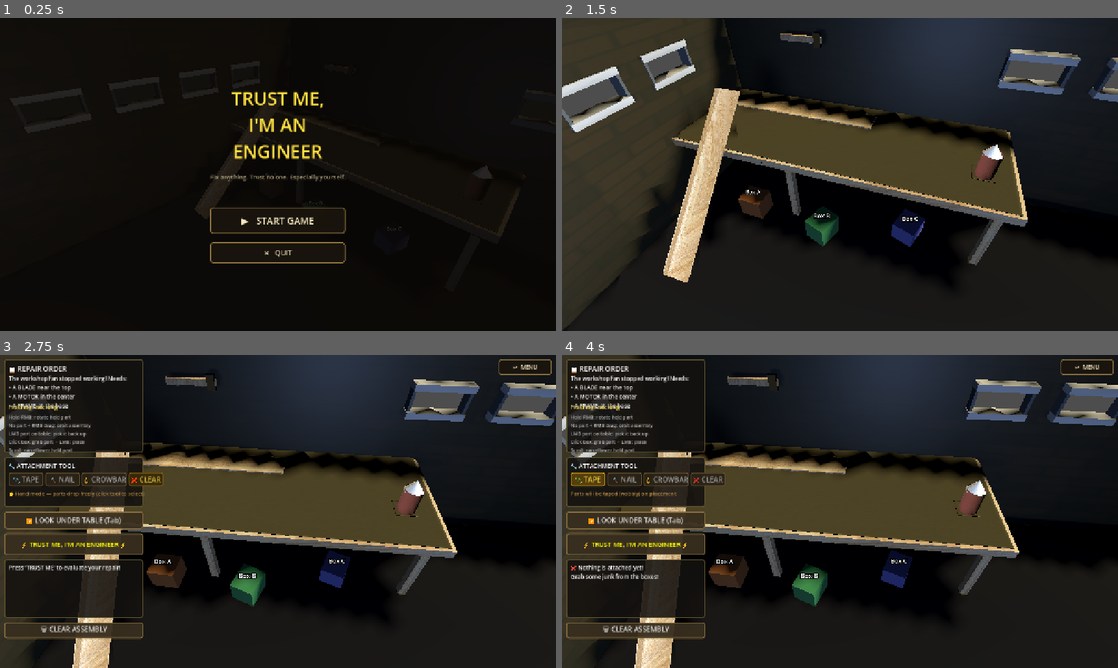
Above: before the commit, frames 1-4 (two rows, left to right).
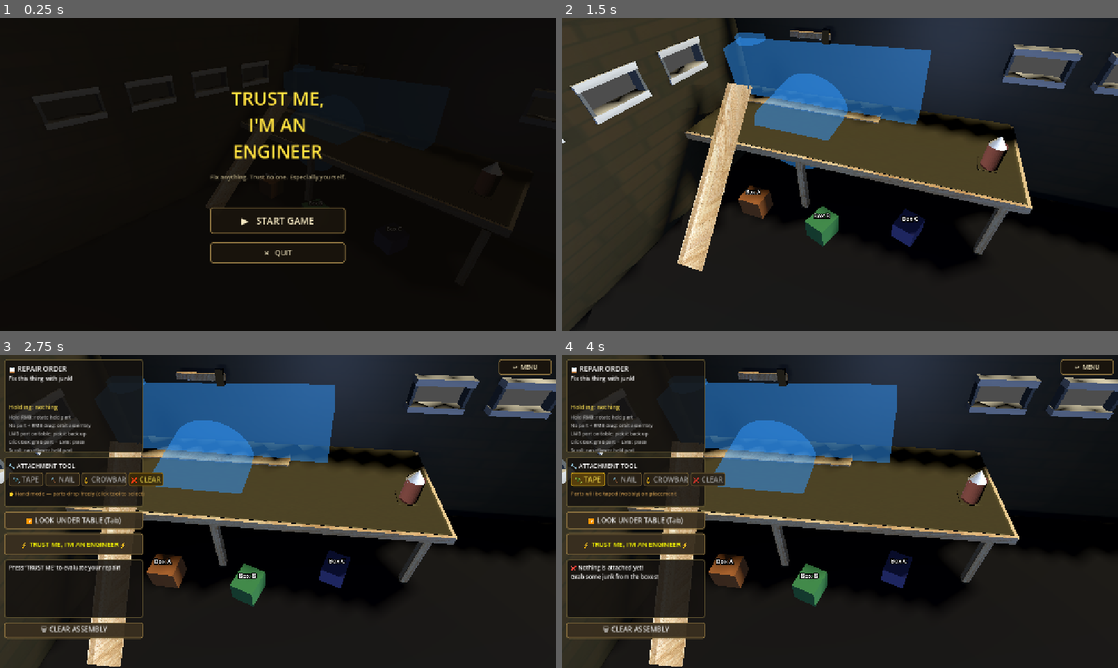
Above: after the commit, the same moments.

Repository: Eg0Ri4/slavik_repairer_simulator
Game: Godot game, scene res://scenes/Main.tscn
Same seed, same stepped clock (60 frames per second), same inputs: the game is played once before the commit and once after it.
Inputs (mouse positions are in pixels of both pictures, inside the frame that each line leads up to):
- Up to frame 1 (0.25 s): no input
- Up to frame 2 (1.5 s): click "▶ START GAME" at 0.5 s; tap Enter at 1.25 s; move the mouse to (962, 158) at 1.27 s; tap Tab at 1.35 s; click (962, 158) at 1.42 s
- Up to frame 3 (2.75 s): drag from (166, 527) to (250, 574) at 2.02 s
- Up to frame 4 (4 s): click "⚡ TRUST ME, I'M AN ENGINEER ⚡" at 2.75 s; click "📎 TAPE" at 3.5 s

The runs differ from the first frame. In frame 1, 0.7% of the frame differs, in the area x 8-95%, y 16-70%; in frame 2, 24%, in the area x 0-100%, y 0-100%; in frame 3, 23%; in frame 4, 23%.

Commit message:
done

Diff:
--- a/data/OrderData.gd
+++ b/data/OrderData.gd
@@ -7,6 +7,10 @@
 
 ## Description shown to player
 @export var description: String = "Fix this thing with junk!"
+
+## 3D reference model (PackedScene) for silhouette comparison.
+## The SilhouetteChecker compares the player's assembly against this shape.
+@export var reference_model: PackedScene = null
 
 ## Array of target requirements.
 ## Each dict must have:
--- /dev/null
+++ b/orders/MyFirstOrder.tres
@@ -0,0 +1,10 @@
+[gd_resource type="Resource" script_class="OrderData" format=3 uid="uid://ccmvaffthu00f"]
+
+[ext_resource type="Script" uid="uid://bh8rmquycec4n" path="res://data/OrderData.gd" id="1_ngglj"]
+[ext_resource type="PackedScene" uid="uid://bcwjvbujiufqq" path="res://orders/foto.tscn" id="1_t5kxu"]
+
+[resource]
+script = ExtResource("1_ngglj")
+order_name = "photocamera"
+reference_model = ExtResource("1_t5kxu")
+metadata/_custom_type_script = "uid://bh8rmquycec4n"
--- /dev/null
+++ b/orders/foto.tscn
@@ -0,0 +1,9 @@
+[gd_scene format=3 uid="uid://bcwjvbujiufqq"]
+
+[ext_resource type="PackedScene" uid="uid://bitgcvijdufms" path="res://scenes/foto.glb" id="1_pe8tt"]
+
+[node name="Tinkercad GLTF Scene" unique_id=331566136 instance=ExtResource("1_pe8tt")]
+
+[node name="Mesh_Mesh_head_geo_001_lambert2SG_001" parent="Node" parent_id_path=PackedInt32Array(1849789064) index="0" unique_id=1045475961]
+transform = Transform3D(-0.02432457, -0.075699516, -0.008826005, 0.076185785, -0.02439687, -0.0007200313, -0.0020102612, -0.008624133, 0.07950838, -7.6254597, -10.583361, -1.9694777)
+layers = 1023
--- a/scenes/Main.tscn
+++ b/scenes/Main.tscn
@@ -2,6 +2,7 @@
 
 [ext_resource type="Script" uid="uid://vapvg6sposlw" path="res://scripts/Main.gd" id="1_main"]
 [ext_resource type="Script" uid="uid://4i6e12snxugn" path="res://scripts/CameraController.gd" id="2_camera"]
+[ext_resource type="Resource" uid="uid://ccmvaffthu00f" path="res://orders/MyFirstOrder.tres" id="2_vcsgt"]
 [ext_resource type="PackedScene" uid="uid://ce2b1ad4ebe1k" path="res://a garage with a work station.glb" id="3_garage"]
 [ext_resource type="Script" uid="uid://bwhapnu215fvc" path="res://scripts/JunkBox.gd" id="4_box"]
 
@@ -10,6 +11,7 @@
 
 [node name="Main" type="Node3D" unique_id=415965387]
 script = ExtResource("1_main")
+current_order = ExtResource("2_vcsgt")
 
 [node name="DirectionalLight3D" type="DirectionalLight3D" parent="." unique_id=499787112]
 transform = Transform3D(0.573576, -0.696364, 0.43128, 0, 0.525322, 0.850903, -0.819152, -0.488057, 0.301314, 0, 0, 0)
@@ -44,7 +46,7 @@
 far = 100.0
 
 [node name="GarageAndTable" parent="." unique_id=1303326482 instance=ExtResource("3_garage")]
-transform = Transform3D(0.943886, 0, 0.330273, 0, 1, 0, -0.330273, 0, 0.943886, -0.53302, -0.19935, -0.60585)
+transform = Transform3D(0.943886, 0, 0.330273, 0, 1, 0, -0.330273, 0, 0.943886, -0.48915756, -0.19935, -0.60585)
 
 [node name="TableStaticBody" type="StaticBody3D" parent="." unique_id=1352924510]
 transform = Transform3D(-0.14853762, 0, 0.47742704, 0, 0.5, 0, -0.47742704, 0, -0.14853762, 0.22535664, 0.15910655, 0.14620882)
--- a/scripts/Main.gd
+++ b/scripts/Main.gd
@@ -8,7 +8,7 @@
 var assembly_pivot: Node3D
 var table: Node3D
 var attachment_system: AttachmentSystem
-var evaluation_system: EvaluationSystem
+var silhouette_checker: SilhouetteChecker
 var nail_tool: NailTool
 var tape_tool: TapeTool
 
@@ -33,10 +33,13 @@
 # Hover highlight state
 var _hovered_box: JunkBox = null
 
-# Active order
-var _order: OrderData
+# Active order (drag-and-drop your OrderData .tres in the Inspector)
+@export var current_order: OrderData
 
 var _table_y: float = 0.3
+
+# Reference ghost (hologram preview of the target shape)
+var target_ghost: Node3D = null
 
 # ── Lifecycle ────────────────────────────────────────────────────────────────
 func _ready() -> void:
@@ -84,9 +87,9 @@
 	attachment_system.name = "AttachmentSystem"
 	add_child(attachment_system)
 
-	evaluation_system = EvaluationSystem.new()
-	evaluation_system.name = "EvaluationSystem"
-	add_child(evaluation_system)
+	silhouette_checker = SilhouetteChecker.new()
+	silhouette_checker.name = "SilhouetteChecker"
+	add_child(silhouette_checker)
 
 	nail_tool = NailTool.new()
 	nail_tool.name = "NailTool"
@@ -228,19 +231,102 @@
 
 # ── Order setup ──────────────────────────────────────────────────────────────
 func _setup_order() -> void:
-	_order = OrderData.new()
-	_order.order_name = "Broken Workshop Fan"
-	_order.description = "The workshop fan stopped working! Needs:\n• A BLADE near the top\n• A MOTOR in the center\n• A FRAME at the base"
-	_order.requirements = [
-		{"required_tag": "blade",  "target_position": Vector3(0.0,  0.30, 0.0), "points": 100},
-		{"required_tag": "motor",  "target_position": Vector3(0.0,  0.00, 0.0), "points": 150},
-		{"required_tag": "frame",  "target_position": Vector3(0.0, -0.20, 0.0), "points": 80},
-	]
-	_order.tolerance = 0.5
-	GameState.current_order = _order
+	# Use the Inspector-assigned order; fall back to a default if none set
+	if current_order == null:
+		current_order = OrderData.new()
+		current_order.order_name = "Broken Workshop Fan"
+		current_order.description = "The workshop fan stopped working!\nBuild something that LOOKS like a fan.\nIt doesn't have to be perfect — just close enough!"
+		push_warning("Main: No OrderData assigned in Inspector — using default.")
+
+	GameState.current_order = current_order
 
 	if order_desc_label:
-		order_desc_label.text = _order.description
+		order_desc_label.text = current_order.description
+
+	# ── Spawn holographic ghost of the reference model ───────────────────
+	_spawn_target_ghost()
+
+func _spawn_target_ghost() -> void:
+	# Clean up any previous ghost
+	if target_ghost and is_instance_valid(target_ghost):
+		target_ghost.queue_free()
+		target_ghost = null
+
+	if current_order == null or current_order.reference_model == null:
+		return
+
+	target_ghost = current_order.reference_model.instantiate() as Node3D
+	if target_ghost == null:
+		return
+
+	target_ghost.name = "TargetGhost"
+	assembly_pivot.add_child(target_ghost)
+
+	if silhouette_checker:
+		# 1. Calculate size and auto-scale down if it's huge
+		var aabb := silhouette_checker._get_combined_aabb(target_ghost)
+		var max_extent = max(aabb.size.x, max(aabb.size.y, aabb.size.z))
+		var desired_max_size = 0.8  # Max 0.8 meters in any direction
+
+		if max_extent > 0.01 and max_extent > desired_max_size:
+			var scale_factor = desired_max_size / max_extent
+			target_ghost.scale = Vector3.ONE * scale_factor
+			# Recompute AABB because the scale just changed its physical size
+			aabb = silhouette_checker._get_combined_aabb(target_ghost)
+
+		# 2. Center the scaled ghost exactly at the assembly pivot
+		var center_offset := aabb.get_center() - target_ghost.global_position
+		target_ghost.global_position = assembly_pivot.global_position - center_offset
+
+	# Strip all physics so it doesn't interfere with player parts
+	_strip_physics_recursive(target_ghost)
+	# Apply hologram material
+	_make_hologram(target_ghost)
+
+# ── Ghost hologram helpers ───────────────────────────────────────────────────
+
+## Recursively replaces all mesh materials with a transparent glowing hologram.
+func _make_hologram(node: Node) -> void:
+	if node is MeshInstance3D:
+		var mi := node as MeshInstance3D
+		var mat := StandardMaterial3D.new()
+		mat.transparency = BaseMaterial3D.TRANSPARENCY_ALPHA
+		mat.albedo_color = Color(0.2, 0.6, 1.0, 0.5)  # light blue, 50% opacity
+		mat.emission_enabled = true
+		mat.emission = Color(0.2, 0.6, 1.0)             # matching blue glow
+		mat.emission_energy_multiplier = 2.0
+		mat.shading_mode = BaseMaterial3D.SHADING_MODE_UNSHADED
+		# Override all surface materials
+		for surf_idx in range(mi.get_surface_override_material_count()):
+			mi.set_surface_override_material(surf_idx, mat)
+		# Also set the material_override as a catch-all
+		mi.material_override = mat
+
+	for child in node.get_children():
+		_make_hologram(child)
+
+## Recursively removes or disables all physics nodes so the ghost is purely visual.
+func _strip_physics_recursive(node: Node) -> void:
+	# Process children first (bottom-up) so freeing a parent doesn't skip children
+	var children := node.get_children()
+	for child in children:
+		_strip_physics_recursive(child)
+
+	if node is CollisionShape3D or node is CollisionPolygon3D:
+		node.queue_free()
+	elif node is RigidBody3D:
+		# Freeze rigid bodies so they don't simulate
+		(node as RigidBody3D).freeze = true
+		(node as RigidBody3D).collision_layer = 0
+		(node as RigidBody3D).collision_mask = 0
+	elif node is StaticBody3D or node is AnimatableBody3D:
+		(node as PhysicsBody3D).collision_layer = 0
+		(node as PhysicsBody3D).collision_mask = 0
+	elif node is Area3D:
+		(node as Area3D).collision_layer = 0
+		(node as Area3D).collision_mask = 0
+		(node as Area3D).monitoring = false
+		(node as Area3D).monitorable = false
 
 # ── Input handling ────────────────────────────────────────────────────────────
 func _input(event: InputEvent) -> void:
@@ -619,7 +705,7 @@
 				nail_status_label.text = ""
 
 func _on_trust_me_pressed() -> void:
-	if _order == null or result_label == null:
+	if current_order == null or result_label == null:
 		return
 
 	var placed_count: int = 0
@@ -631,27 +717,38 @@
 		result_label.text = "❌ Nothing is attached yet!\nGrab some junk from the boxes!"
 		return
 
-	var eval_result := evaluation_system.evaluate(assembly_pivot, _order)
-	var pct: int    = eval_result["percentage"]
-	var grade: String = evaluation_system.grade_label(pct)
-	var score: int  = eval_result["total_score"]
-	var max_s: int  = eval_result["max_score"]
-
-	var detail: String = ""
-	for req in eval_result["requirements"]:
-		var tag: String    = req["tag"]
-		var earned: int    = req["points_earned"]
-		var possible: int  = req["points_possible"]
-		var found: bool    = req["found"]
-		var icon: String   = "✅" if earned == possible else ("⚠️" if earned > 0 else "❌")
-		if not found:
-			detail += "%s [%s]: Not found (0/%d pts)\n" % [icon, tag, possible]
-		else:
-			var dist: float = req["distance"]
-			detail += "%s [%s]: %.2fm away (%d/%d pts)\n" % [icon, tag, dist, earned, possible]
-
-	result_label.text = "━━━ EVALUATION ━━━\n%s\nScore: %d / %d (%d%%)\n\n%s" % [
-		grade, score, max_s, pct, detail
+	# Disable button while async check runs
+	trust_me_btn.disabled = true
+	result_label.text = "🔍 Analyzing silhouette..."
+
+	# Hide the ghost so it doesn't corrupt the silhouette capture
+	if target_ghost and is_instance_valid(target_ghost):
+		target_ghost.hide()
+
+	var sil_result: Dictionary = await silhouette_checker.check(assembly_pivot, current_order)
+
+	# Restore the ghost
+	if target_ghost and is_instance_valid(target_ghost):
+		target_ghost.show()
+
+	trust_me_btn.disabled = false
+
+	var score: float  = sil_result["score"]
+	var passed: bool  = sil_result["passed"]
+	var grade: String = sil_result["grade"]
+	var per_view: Array = sil_result["per_view"]
+	var pct: int = int(score * 100.0)
+
+	var status_icon: String = "✅" if passed else "❌"
+	var view_detail: String = "Front: %d%%  |  Side: %d%%  |  Top: %d%%" % [
+		int(per_view[0] * 100.0),
+		int(per_view[1] * 100.0),
+		int(per_view[2] * 100.0),
+	]
+
+	result_label.text = "━━━ EVALUATION ━━━\n%s %s\nShape Match: %d%%\n%s\n%s" % [
+		status_icon, grade, pct, view_detail,
+		"PASSED! 🎉" if passed else "Doesn't look right... keep trying!"
 	]
 
 func _on_reset_pressed() -> void:
--- /dev/null
+++ b/scripts/SilhouetteChecker.gd
@@ -0,0 +1,402 @@
+## SilhouetteChecker.gd
+## Self-contained 3-view silhouette comparison system.
+##
+## Spawns 3 orthogonal SubViewports + Camera3Ds, captures silhouette images
+## of a reference PackedScene and the player's assembled Node3D, then scores
+## the match using pixel Intersection-over-Union (IoU).
+##
+## RULE: No part IDs, node names, or tag matching — purely visual shape check.
+class_name SilhouetteChecker
+extends Node
+
+# ── Configuration ────────────────────────────────────────────────────────────
+
+## Minimum IoU score (0-1) to pass. 0.55 = forgiving for janky repairs.
+@export var min_pass_score: float = 0.55
+
+## Resolution of each silhouette capture viewport (square).
+@export var capture_resolution: int = 256
+
+## Visual layer used to isolate the captured object (all other objects invisible).
+const ISOLATION_LAYER: int = 10  # bit index (0-based → layer 11 in editor UI)
+
+## Padding multiplier for AABB → ortho size (1.1 = 10% margin).
+const AABB_PADDING: float = 1.15
+
+# ── Camera directions (unit vectors) ─────────────────────────────────────────
+# Each entry: [camera_position_direction, camera_up_vector]
+const VIEW_DIRS: Array = [
+	[Vector3(0, 0, 1),  Vector3(0, 1, 0)],   # Front
+	[Vector3(1, 0, 0),  Vector3(0, 1, 0)],   # Side (right)
+	[Vector3(0, 1, 0),  Vector3(0, 0, -1)],  # Top
+]
+
+# ── Public API ───────────────────────────────────────────────────────────────
+
+## Main entry point. Call with the player's assembled Node3D and the OrderData.
+## Returns a Dictionary:
+##   {
+##     "passed": bool,
+##     "score": float,            # 0.0 – 1.0
+##     "per_view": [float, float, float],  # IoU per view
+##     "grade": String,
+##   }
+func check(player_assembly: Node3D, order: OrderData) -> Dictionary:
+	if order.reference_model == null:
+		push_warning("SilhouetteChecker: No reference_model on order '%s'" % order.order_name)
+		return {"passed": false, "score": 0.0, "per_view": [0.0, 0.0, 0.0], "grade": "NO REFERENCE"}
+
+	# ── Build the viewport rig ───────────────────────────────────────────
+	var rig := _build_viewport_rig()
+	add_child(rig.root)
+
+	# We must wait one frame for viewports to initialize
+	await get_tree().process_frame
+
+	# ── Capture reference silhouettes ────────────────────────────────────
+	var ref_images: Array[Image] = await _capture_reference(rig, order.reference_model)
+
+	# ── Capture player silhouettes ───────────────────────────────────────
+	var player_images: Array[Image] = await _capture_player(rig, player_assembly)
+
+	# ── Tear down the rig ────────────────────────────────────────────────
+	rig.root.queue_free()
+
+	# ── Compute IoU per view ─────────────────────────────────────────────
+	var per_view: Array[float] = []
+	for i in range(3):
+		var iou := _compute_iou(ref_images[i], player_images[i])
+		per_view.append(iou)
+
+	# Average the 3 views
+	var total_score: float = (per_view[0] + per_view[1] + per_view[2]) / 3.0
+	var passed: bool = total_score >= min_pass_score
+
+	return {
+		"passed": passed,
+		"score": total_score,
+		"per_view": per_view,
+		"grade": _grade(total_score),
+	}
+
+
+# ── Viewport Rig Construction ────────────────────────────────────────────────
+
+## Internal struct-like dictionary returned by _build_viewport_rig().
+## Keys: root, viewports (Array[SubViewport]), cameras (Array[Camera3D]),
+##        world (World3D)
+
+func _build_viewport_rig() -> Dictionary:
+	var root := Node.new()
+	root.name = "SilhouetteRig"
+
+	# Shared isolated World3D so nothing from the main scene leaks in
+	var world := World3D.new()
+
+	# One DirectionalLight3D to ensure meshes are visible (flat white)
+	var light := DirectionalLight3D.new()
+	light.light_energy = 1.0
+	light.rotation_degrees = Vector3(-45, 45, 0)
+	# light will be added to first viewport so it exists in the shared world
+
+	var viewports: Array[SubViewport] = []
+	var cameras: Array[Camera3D] = []
+
+	for i in range(3):
+		var vp := SubViewport.new()
+		vp.name = "SilVP_%d" % i
+		vp.size = Vector2i(capture_resolution, capture_resolution)
+		vp.render_target_update_mode = SubViewport.UPDATE_ONCE
+		vp.transparent_bg = true
+		vp.world_3d = world
+		vp.own_world_3d = false
+		# Disable MSAA/shadows for clean silhouette
+		vp.msaa_3d = Viewport.MSAA_DISABLED
+		vp.screen_space_aa = Viewport.SCREEN_SPACE_AA_DISABLED
+		root.add_child(vp)
+
+		var cam := Camera3D.new()
+		cam.name = "SilCam_%d" % i
+		cam.projection = Camera3D.PROJECTION_ORTHOGONAL
+		cam.current = true
+		# Cull mask: ONLY isolation layer
+		cam.cull_mask = 1 << ISOLATION_LAYER
+		vp.add_child(cam)
+
+		viewports.append(vp)
+		cameras.append(cam)
+
+	# Add the light to the shared world via the first viewport
+	viewports[0].add_child(light)
+
+	return {
+		"root": root,
+		"viewports": viewports,
+		"cameras": cameras,
+		"world": world,
+	}
+
+
+# ── Reference Capture ────────────────────────────────────────────────────────
+
+func _capture_reference(rig: Dictionary, ref_scene: PackedScene) -> Array[Image]:
+	var viewports: Array[SubViewport] = []
+	for vp in rig.viewports:
+		viewports.append(vp as SubViewport)
+	var cameras: Array[Camera3D] = []
+	for cam in rig.cameras:
+		cameras.append(cam as Camera3D)
+
+	# Instantiate reference model inside the first viewport (shares the world)
+	var instance: Node3D = ref_scene.instantiate() as Node3D
+	viewports[0].add_child(instance)
+
+	# Force all meshes to isolation layer
+	_set_visual_layer_recursive(instance, 1 << ISOLATION_LAYER)
+
+	# Center the model at origin
+	var aabb := _get_combined_aabb(instance)
+	var center := aabb.get_center()
+	instance.global_position -= center
+
+	# Recalculate AABB after centering
+	aabb = _get_combined_aabb(instance)
+
+	# Frame cameras
+	_frame_cameras(cameras, aabb)
+
+	# Render & capture
+	var images: Array[Image] = await _render_and_capture(viewports)
+
+	# Clean up
+	instance.queue_free()
+	# Wait for the free to process
+	await get_tree().process_frame
+
+	return images
+
+
+# ── Player Capture ───────────────────────────────────────────────────────────
+
+func _capture_player(rig: Dictionary, player_assembly: Node3D) -> Array[Image]:
+	var viewports: Array[SubViewport] = []
+	for vp in rig.viewports:
+		viewports.append(vp as SubViewport)
+	var cameras: Array[Camera3D] = []
+	for cam in rig.cameras:
+		cameras.append(cam as Camera3D)
+
+	# ── Save original state ──────────────────────────────────────────────
+	var original_transform := player_assembly.global_transform
+	var saved_layers: Dictionary = {}  # Node → int (original layers_mask)
+	_save_visual_layers_recursive(player_assembly, saved_layers)
+
+	# ── Duplicate player assembly into the rig's world ───────────────────
+	# We duplicate instead of moving to avoid disrupting the player's scene.
+	var clone: Node3D = player_assembly.duplicate() as Node3D
+	viewports[0].add_child(clone)
+
+	# Force to isolation layer
+	_set_visual_layer_recursive(clone, 1 << ISOLATION_LAYER)
+
+	# Center
+	var aabb := _get_combined_aabb(clone)
+	if aabb.size.length() < 0.001:
+		# Fallback: no mesh geometry found — return blank images
+		clone.queue_free()
+		await get_tree().process_frame
+		var blank: Array[Image] = []
+		for i in range(3):
+			var img := Image.create(capture_resolution, capture_resolution, false, Image.FORMAT_RGBA8)
+			img.fill(Color(0, 0, 0, 0))
+			blank.append(img)
+		return blank
+
+	var center := aabb.get_center()
+	clone.global_position -= center
+
+	# Recalculate
+	aabb = _get_combined_aabb(clone)
+
+	# Frame cameras
+	_frame_cameras(cameras, aabb)
+
+	# Render & capture
+	var images: Array[Image] = await _render_and_capture(viewports)
+
+	# Clean up clone
+	clone.queue_free()
+	await get_tree().process_frame
+
+	return images
+
+
+# ── Rendering ────────────────────────────────────────────────────────────────
+
+func _render_and_capture(viewports: Array[SubViewport]) -> Array[Image]:
+	# Request each viewport to render
+	for vp in viewports:
+		vp.render_target_update_mode = SubViewport.UPDATE_ONCE
+
+	# Wait for RenderingServer to finish drawing
+	await RenderingServer.frame_post_draw
+
+	var images: Array[Image] = []
+	for vp in viewports:
+		var tex := vp.get_texture()
+		if tex:
+			var img := tex.get_image()
+			if img:
+				images.append(img)
+			else:
+				var blank := Image.create(capture_resolution, capture_resolution, false, Image.FORMAT_RGBA8)
+				images.append(blank)
+		else:
+			var blank := Image.create(capture_resolution, capture_resolution, false, Image.FORMAT_RGBA8)
+			images.append(blank)
+
+	return images
+
+
+# ── Camera Framing ───────────────────────────────────────────────────────────
+
+func _frame_cameras(cameras: Array[Camera3D], aabb: AABB) -> void:
+	var size := aabb.size
+	# The distance to place the camera from the center
+	var max_extent: float = max(size.x, size.y, size.z) * AABB_PADDING
+
+	for i in range(3):
+		var cam := cameras[i]
+		var dir: Vector3 = VIEW_DIRS[i][0]
+		var up: Vector3 = VIEW_DIRS[i][1]
+
+		# Position camera looking at origin from the direction
+		var cam_pos: Vector3 = dir * (max_extent * 2.0)
+		cam.global_position = cam_pos
+		cam.look_at(Vector3.ZERO, up)
+
+		# Set orthographic size to frame the object
+		# The ortho size is HALF the vertical extent the camera sees
+		match i:
+			0:  # Front: sees X (width) and Y (height)
+				cam.size = max(size.x, size.y) * AABB_PADDING
+			1:  # Side: sees Z (depth) and Y (height)
+				cam.size = max(size.z, size.y) * AABB_PADDING
+			2:  # Top: sees X (width) and Z (depth)
+				cam.size = max(size.x, size.z) * AABB_PADDING
+
+
+# ── IoU Computation ──────────────────────────────────────────────────────────
+
+## Computes Intersection-over-Union between two silhouette images.
+## A pixel is "filled" if its alpha > threshold.
+## PENALIZES extra player pixels outside the reference silhouette.
+func _compute_iou(ref_img: Image, player_img: Image) -> float:
+	var w := ref_img.get_width()
+	var h := ref_img.get_height()
+
+	if w != player_img.get_width() or h != player_img.get_height():
+		# Resize player to match reference
+		player_img.resize(w, h)
+
+	var alpha_threshold: float = 0.1
+
+	var intersection: int = 0
+	var union_count: int = 0
+	var ref_count: int = 0
+	var player_count: int = 0
+
+	for y in range(h):
+		for x in range(w):
+			var ref_filled: bool = ref_img.get_pixel(x, y).a > alpha_threshold
+			var player_filled: bool = player_img.get_pixel(x, y).a > alpha_threshold
+
+			if ref_filled:
+				ref_count += 1
+			if player_filled:
+				player_count += 1
+			if ref_filled and player_filled:
+				intersection += 1
+			if ref_filled or player_filled:
+				union_count += 1
+
+	if union_count == 0:
+		return 0.0
+
+	# Standard IoU already penalizes extra pixels because they inflate the union
+	# without adding to the intersection. This naturally prevents the "blob exploit":
+	# a giant ball covers all reference pixels (high intersection) but also has
+	# massive extra pixels (huge union), tanking the score.
+	var iou: float = float(intersection) / float(union_count)
+	return iou
+
+
+# ── Visual Layer Helpers ─────────────────────────────────────────────────────
+
+func _set_visual_layer_recursive(node: Node, layer_mask: int) -> void:
+	if node is VisualInstance3D:
+		(node as VisualInstance3D).layers = layer_mask
+	if node is Light3D:
+		(node as Light3D).light_cull_mask = layer_mask
+	for child in node.get_children():
+		_set_visual_layer_recursive(child, layer_mask)
+
+func _save_visual_layers_recursive(node: Node, out: Dictionary) -> void:
+	if node is VisualInstance3D:
+		out[node] = (node as VisualInstance3D).layers
+	for child in node.get_children():
+		_save_visual_layers_recursive(child, out)
+
+func _restore_visual_layers(saved: Dictionary) -> void:
+	for node: Node in saved:
+		if is_instance_valid(node) and node is VisualInstance3D:
+			(node as VisualInstance3D).layers = saved[node]
+
+
+# ── AABB Helpers ─────────────────────────────────────────────────────────────
+
+func _get_combined_aabb(node: Node3D) -> AABB:
+	return _collect_aabb_recursive(node)
+
+func _collect_aabb_recursive(node: Node) -> AABB:
+	var result := AABB()
+	var has_any := false
+
+	if node is VisualInstance3D:
+		var vi := node as VisualInstance3D
+		var mesh_aabb := vi.get_aabb()
+		# Transform to global space
+		var global_aabb := vi.global_transform * mesh_aabb
+		if not has_any:
+			result = global_aabb
+			has_any = true
+		else:
+			result = result.merge(global_aabb)
+
+	for child in node.get_children():
+		var child_aabb := _collect_aabb_recursive(child)
+		if child_aabb.size.length() > 0.0001:
+			if not has_any:
+				result = child_aabb
+				has_any = true
+			else:
+				result = result.merge(child_aabb)
+
+	return result
+
+
+# ── Grade Label ──────────────────────────────────────────────────────────────
+
+func _grade(score: float) -> String:
+	if score >= 0.85:
+		return "MASTER CRAFTSMAN! 🏆"
+	elif score >= 0.70:
+		return "Looks about right! 👍"
+	elif score >= 0.55:
+		return "Close enough... 🤷"
+	elif score >= 0.35:
+		return "Squint and it works? 😬"
+	elif score >= 0.15:
+		return "What IS that? 🤔"
+	else:
+		return "That's modern art. 🎨"
Binary file added: scenes/foto.glb
Not shown, added: scenes/foto.glb.import
Not shown, added: scripts/SilhouetteChecker.gd.uid
